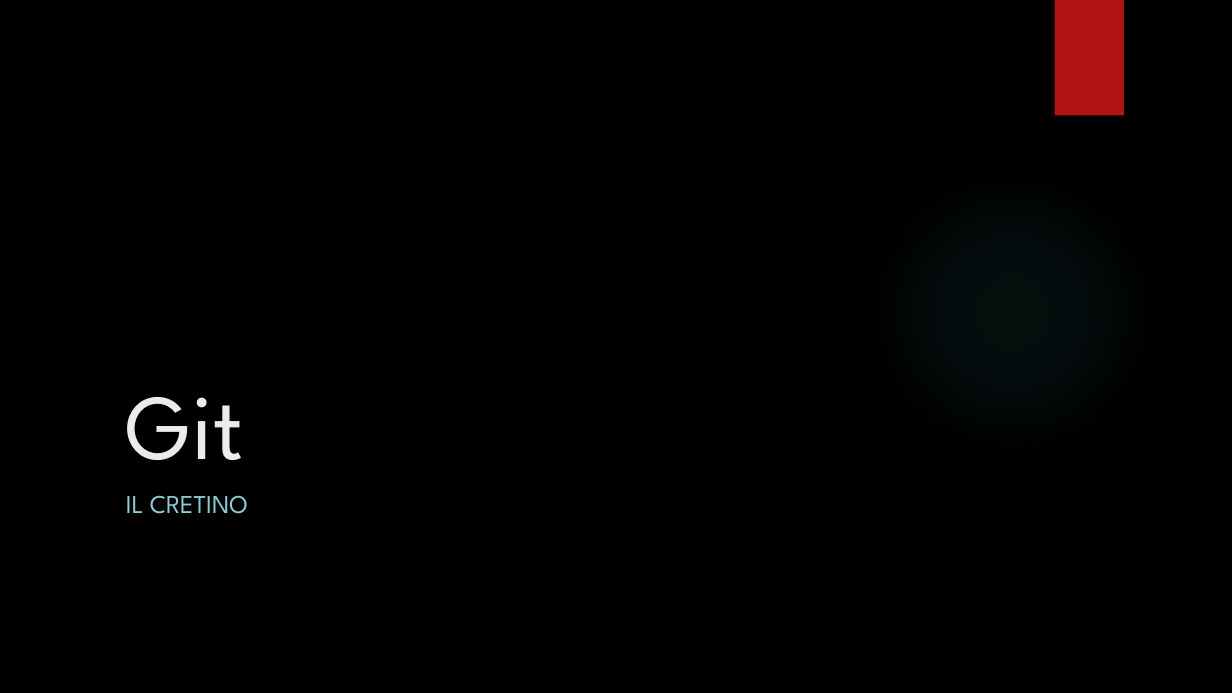
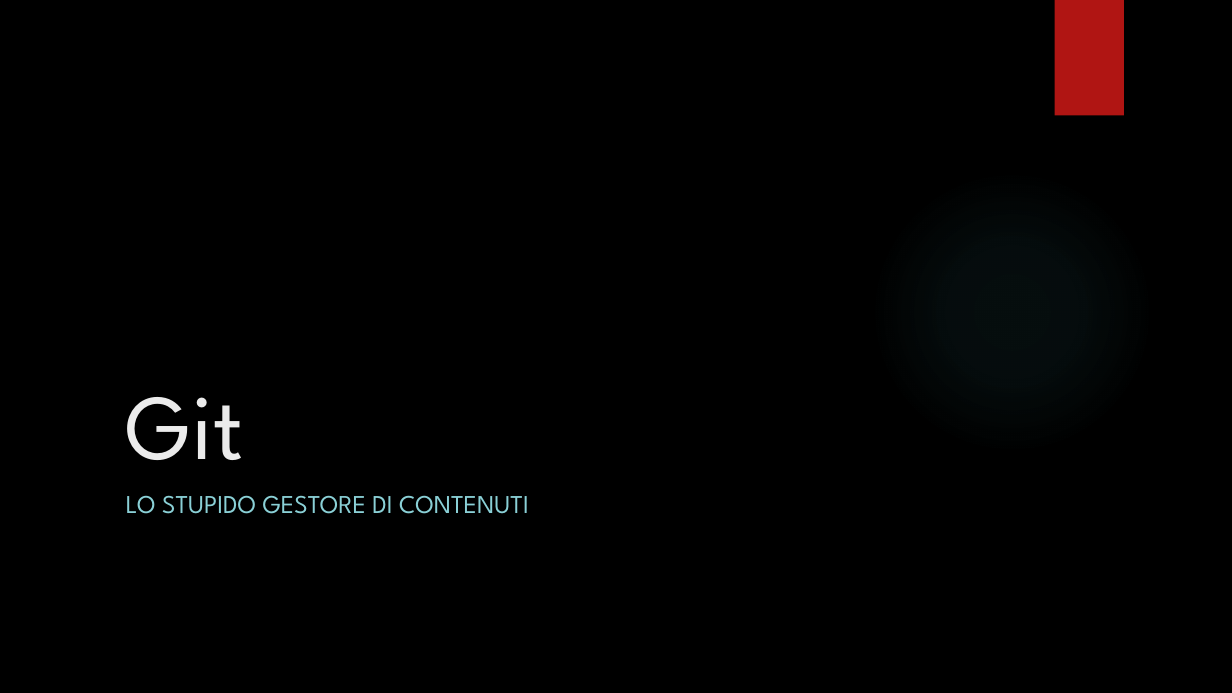
Before and after one commit to giuliocaccin/git-lo-stupido, a slide deck: slide 1 of Git.pptx. Drawn at 1232x693 pixels with LibreOffice and Linux fonts; fonts in the diff are those of the drawing; background and template pictures are left out. Boxes give left, top, right and bottom in pixels: in the first picture for what was removed or moved away, otherwise in the second. Text is boxed around its words. In the diff, an @@ line names an element or a change of style, - is before the commit and + after.

```diff
--- a/Git.pptx
+++ b/Git.pptx
@@ subtitle at [126,495,529,514]: text changed @@
-IL CRETINO
+LO STUPIDO GESTORE DI CONTENUTI
```
Also in this commit, not shown: 11 other slides changed, 21 slides added, 1 slide removed, 12 other files.
